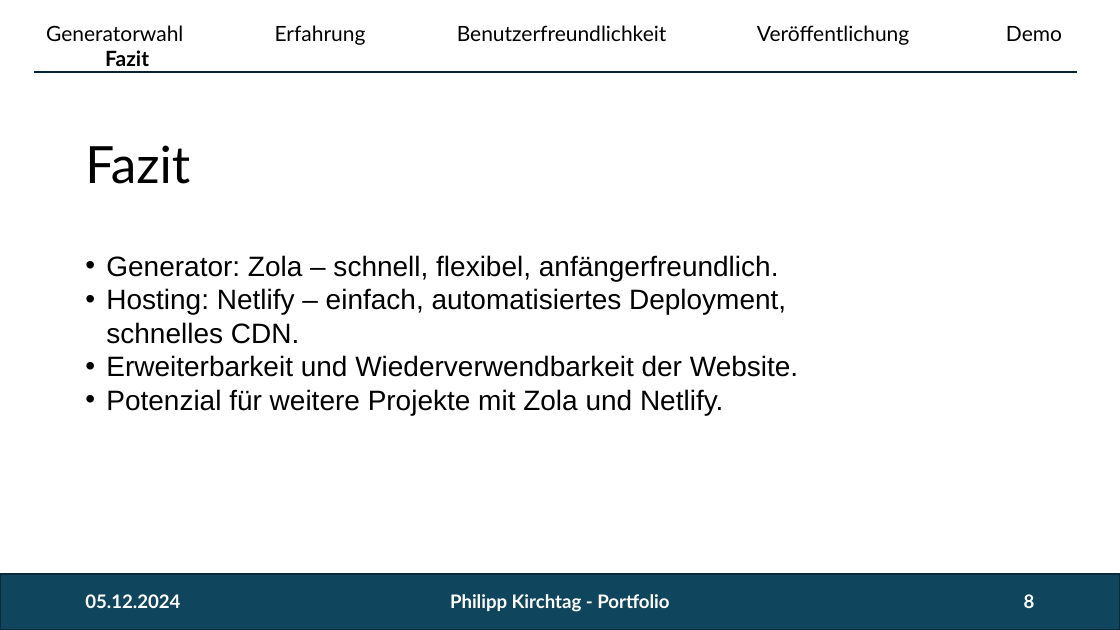
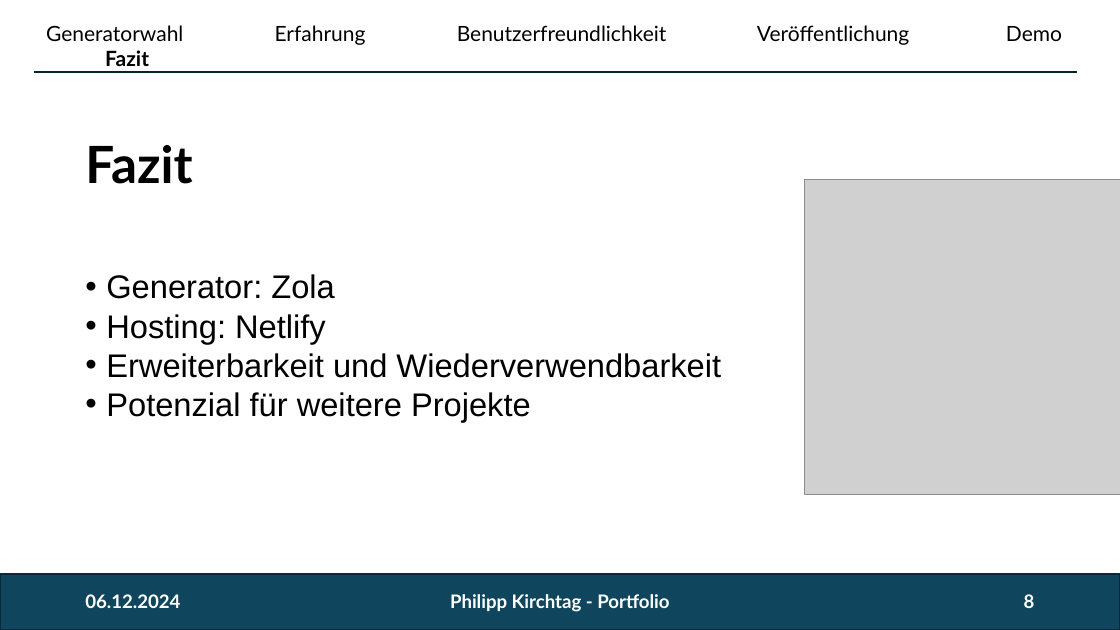
Before and after one commit to philippkirchtag/portfolio, a slide deck: slide 8 of portfolio_kirchtag.pptx. Drawn at 1120x630 pixels with LibreOffice and Linux fonts; fonts in the diff are those of the drawing; grey boxes stand for pictures. Boxes give left, top, right and bottom in pixels: in the first picture for what was removed or moved away, otherwise in the second. Text is boxed around its words. In the diff, an @@ line names an element or a change of style, - is before the commit and + after.

```diff
--- a/portfolio_kirchtag.pptx
+++ b/portfolio_kirchtag.pptx
@@ title "Fazit" at [105,50,149,66]: bold on @@
@@ picture added at [805,179,1120,494] @@
@@ text at [106,274,721,422]: text changed; size 24 to 28 pt @@
-• Generator: Zola – schnell, flexibel, anfängerfreundlich.
-• Hosting: Netlify – einfach, automatisiertes Deployment, schnelles CDN.
-• Erweiterbarkeit und Wiederverwendbarkeit der Website.
-• Potenzial für weitere Projekte mit Zola und Netlify.
+• Generator: Zola
+• Hosting: Netlify
+• Erweiterbarkeit und Wiederverwendbarkeit
+• Potenzial für weitere Projekte
@@ text at [85,594,180,608]: text changed @@
-05.12.2024
+06.12.2024
```
Also in this commit, not shown: 7 other slides changed, 1 other file.
